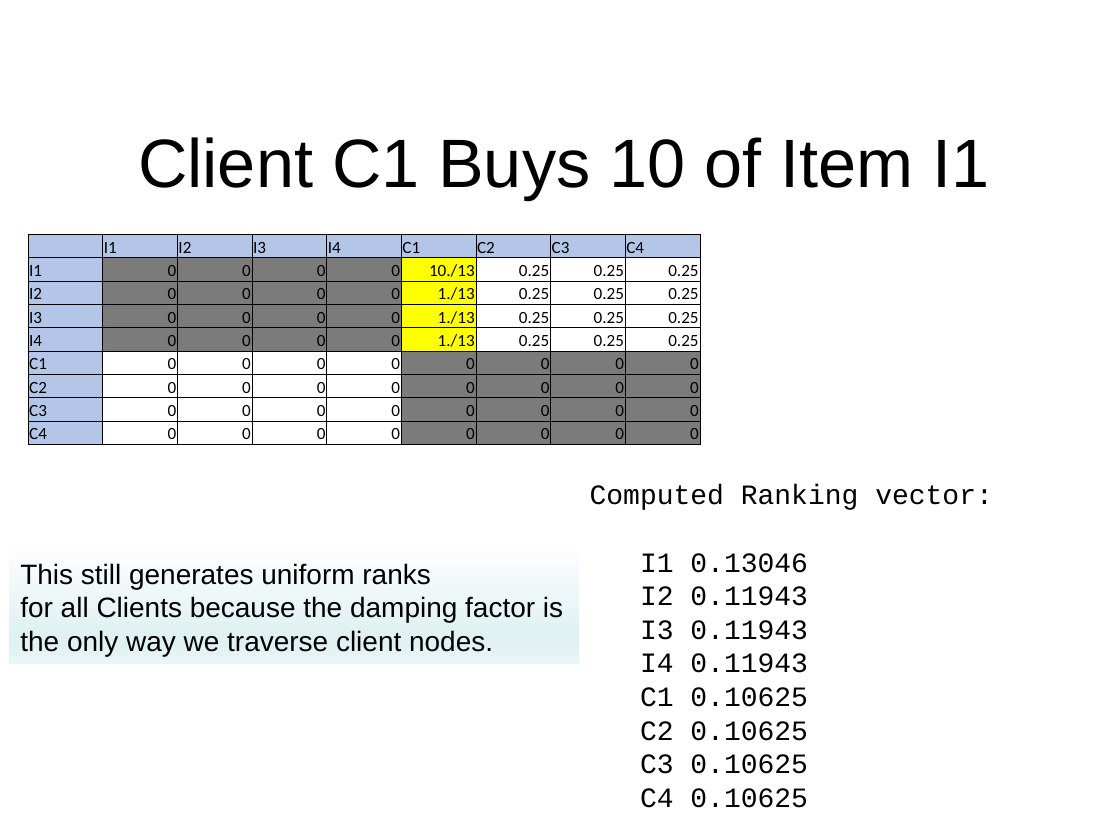
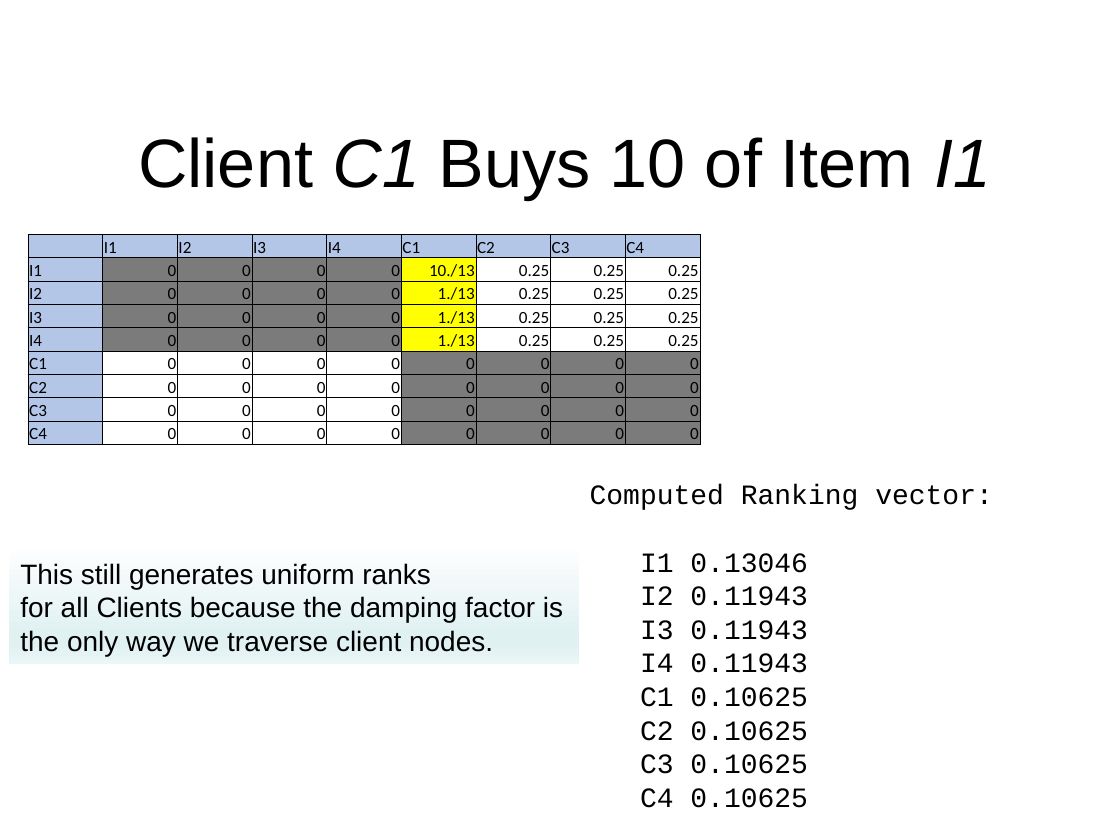
Before and after one commit to nicomp42/CS7081Spring2016Group01FinalProject, a slide deck: slide 8 of Team 01 Final Project.pptx. Drawn at 1120x840 pixels with LibreOffice and Linux fonts; fonts in the diff are those of the drawing; background and template pictures are left out. Boxes give left, top, right and bottom in pixels: in the first picture for what was removed or moved away, otherwise in the second. Text is boxed around its words. In the diff, an @@ line names an element or a change of style, - is before the commit and + after.

```diff
--- a/Team 01 Final Project.pptx
+++ b/Team 01 Final Project.pptx
@@ title "Client C1 Buys 10 of ..." at [138, 137, 991, 199]: italic on in "C1 I1" @@
```
Also in this commit, not shown: 1 other slide changed, 1 slide added, 2 slides removed, 1 other file.
